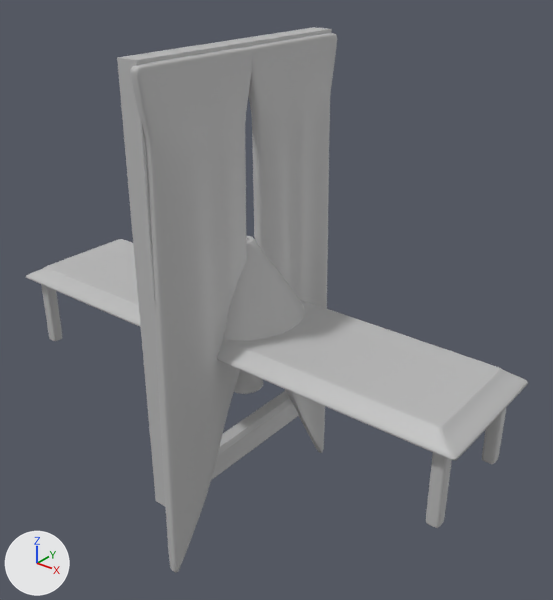
The FBX model 3D Models/Office/Bench.fbx, before and after one commit.
One viewpoint serves both versions: a 50 mm lens placed at (0.344, -0.39, 0.327), pointed at (0.019, 0.017, 0.075). The lights are fixed; the arrows at lower left show +X, +Y and +Z. Where no turn or scale is listed for an object, it has been applied to the vertices.

The scene before the commit, as lines of its bpy script (objects in view):
```python
me_mesh = bpy.data.meshes.new('Mesh')
me_mesh.from_pydata(...)  # 2100 vertices, 4188 faces; spans x -0.016..0.016, y -0.098..0.098, z -0.189..0.189
me_mesh.materials.append(mat_lambert1)  # grey #bcbcbc
me_mesh_001 = bpy.data.meshes.new('Mesh.001')
me_mesh_001.from_pydata(...)  # 2114 vertices, 4224 faces; spans x -0.049..0.049, y -0.049..0.049, z -0.0619..0.0619
me_mesh_001.materials.append(mat_lambert1)  # grey #bcbcbc
me_mesh_002 = bpy.data.meshes.new('Mesh.002')
me_mesh_002.from_pydata(...)  # 7818 vertices, 15616 faces; spans x -0.204..0.204, y -0.054..0.054, z -0.036..0.036
me_mesh_002.materials.append(mat_lambert1)  # grey #bcbcbc
ob_pcube12 = bpy.data.objects.new('pCube12', me_mesh_002)
ob_pcube12.location = (0.0, 0.0, 0.03)
ob_pcube6 = bpy.data.objects.new('pCube6', me_mesh)
ob_pcube6.location = (0.0079, -0.0005, 0.0717)
ob_pcylinder2 = bpy.data.objects.new('pCylinder2', me_mesh_001)
ob_pcylinder2.location = (0.0, 0.0, 0.0623)
```
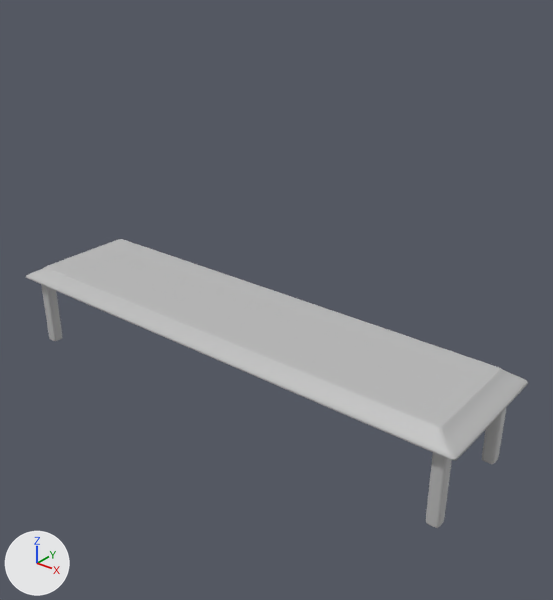
What differs and where, as boxes (x1, y1, x2, y2) in the pictures (553 x 600 px):
'pCube6', deleted
    before: (117, 27, 337, 573)
'pCylinder2', deleted
    before: (223, 235, 305, 394)

The change, as a list of edits to the scene's bpy script:
```text
Remove ob_pcube6:
    ob_pcube6 = bpy.data.objects.new('pCube6', me_mesh)
    ob_pcube6.location = (0.0079, -0.0005, 0.0717)
Remove ob_pcylinder2:
    ob_pcylinder2 = bpy.data.objects.new('pCylinder2', me_mesh_001)
    ob_pcylinder2.location = (0.0, 0.0, 0.0623)
```
